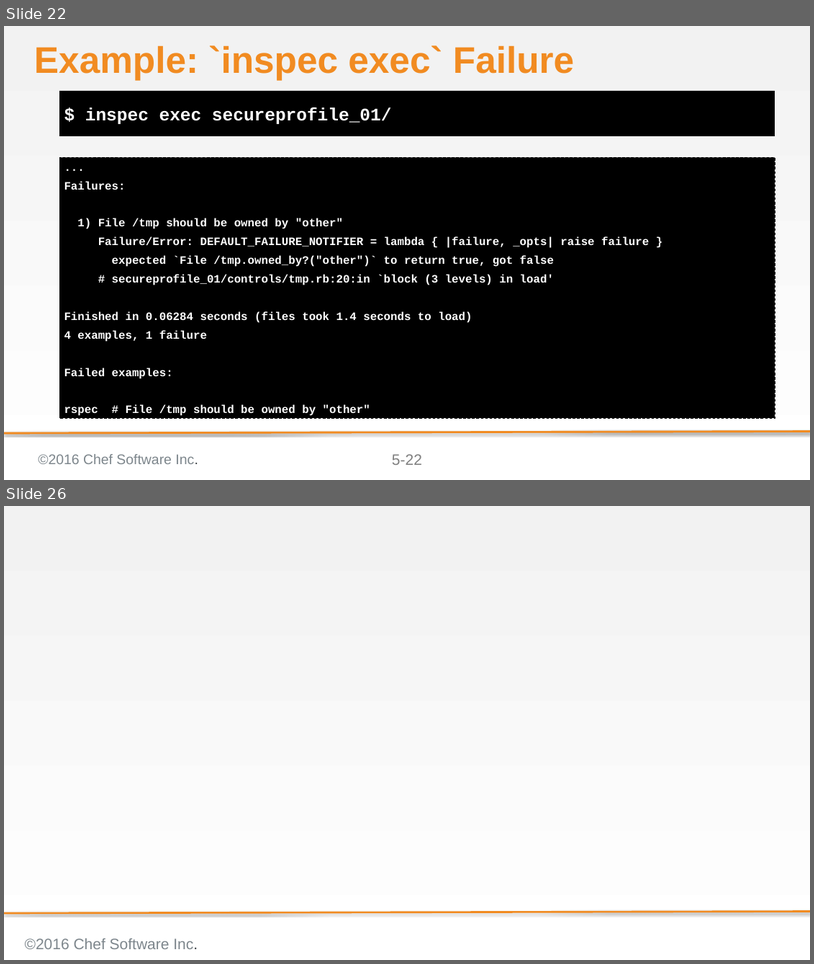
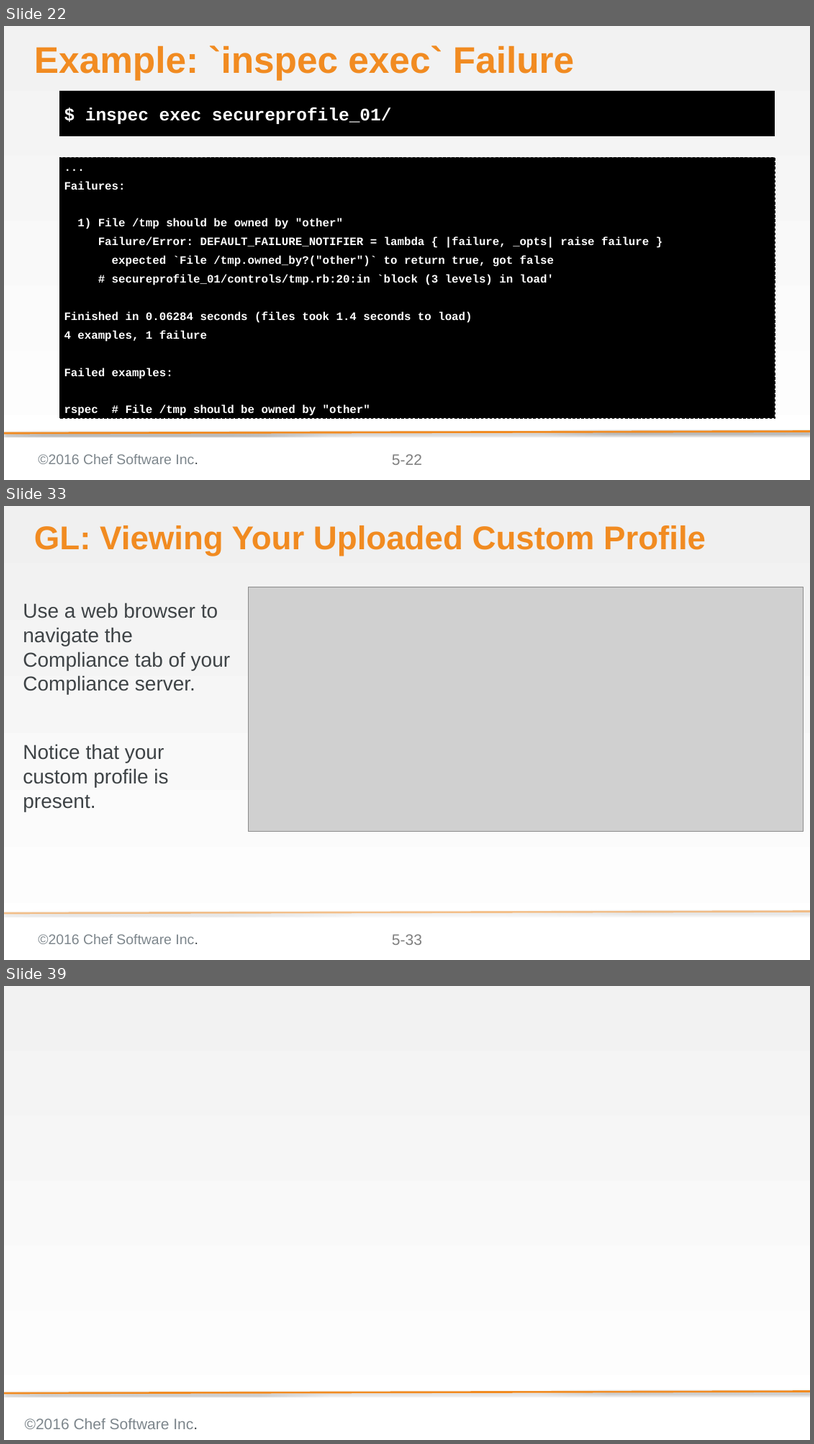
Before and after one commit to bchamby/chef-compliance-installation-configuration-operation, a slide deck: 05-creating-custom-profiles.pptx. Shown one above the other, each under a label of ours: slides 22 and 26 before the commit, slides 22, 33 and 39 after it; the slides between them are not shown. The pictures are 814x964 and 814x1444 pixels, drawn with LibreOffice and Linux fonts; fonts in the diff are those of the drawing; grey boxes stand for pictures; background and template pictures are left out. Boxes give left, top, right and bottom in pixels: in the first picture for what was removed or moved away, otherwise in the second. Text is boxed around its words. In the diff, an @@ line names an element or a change of style, - is before the commit and + after.

Commit message:
Rewrote 05-creating-custom-profiles to support inspec 0.14.7. on target nodes

```diff
--- a/05-creating-custom-profiles.pptx
+++ b/05-creating-custom-profiles.pptx
@@ slide 33 added at (4,506,810,960), background gradient #F0F0F0 to #FFFFFF; not listed: 3 template elements that a slide beside it also shows @@
@@ title added at (34,525,706,556), 52.2 pt, text #F18B21, bold @@
+GL: Viewing Your Uploaded Custom Profile
@@ picture added at (248,587,804,831) @@
@@ text added at (23,602,230,811), 32 pt, text #3E4346 @@
+Use a web browser to navigate the Compliance tab of your Compliance server.
+Notice that your custom profile is present.
@@ what was slide 26 is now slide 39 @@
```
Also in this commit, not shown: 3 slides changed, 12 other slides added.
